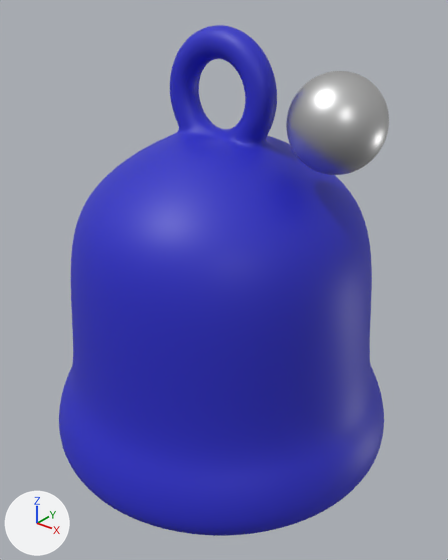
Before and after pictures for a commit that changed the FBX model assets/models/bell/bell.fbx.
Rendered twice from a 50 mm lens placed at (1.321, -1.878, 1.052), pointed at (-0.002, -0.224, 0.026). Every picture has the same lights, and +X, +Y and +Z are marked at lower left.

Names of what the first picture shows: 'Bell Outer'.
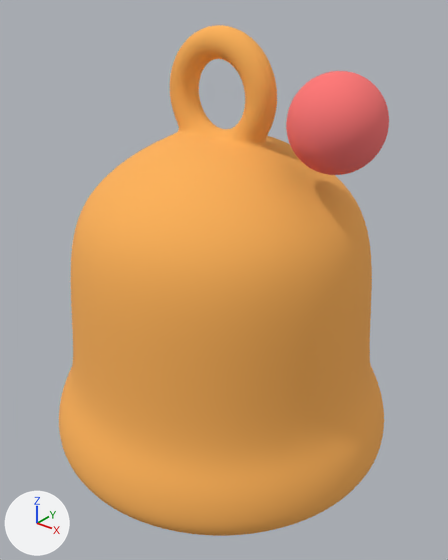
What differs and where, as boxes (x1, y1, x2, y2) in the pictures (448 x 560 px):
part 1 of me_bell, recoloured (blue to orange): (59, 25, 384, 536) in both
part 2 of me_bell, recoloured (grey to red): (286, 71, 389, 175) in both

The change in detail:
Material 'red' (mat_red) is new.
Its base color is (1.0, 0.184, 0.181) (red #ff7776).
Its roughness is 1.0.
Material 'gold' (mat_gold) is new.
Its base color is (1.0, 0.451, 0.0976) (orange #ffb358).
Its roughness is 1.0.
me_bell has 61924 vertices, 61920 faces and spans x -0.65..0.65, y -0.65..0.65, z -0.42..1.44.
me_bell is used by ob_bell_outer; location (0.0, -0.242, -0.517).
me_bell part 1: all 58848 faces that had it switch from mat_color___red (blue #292bc8) to mat_gold (orange #ffb358).
me_bell part 2: all 1536 faces centred in x 0.29..0.58, y -0.15..0.15, z 1.04..1.33 switch from mat_silver (light grey #d8d8d8) to mat_red (red #ff7776).
